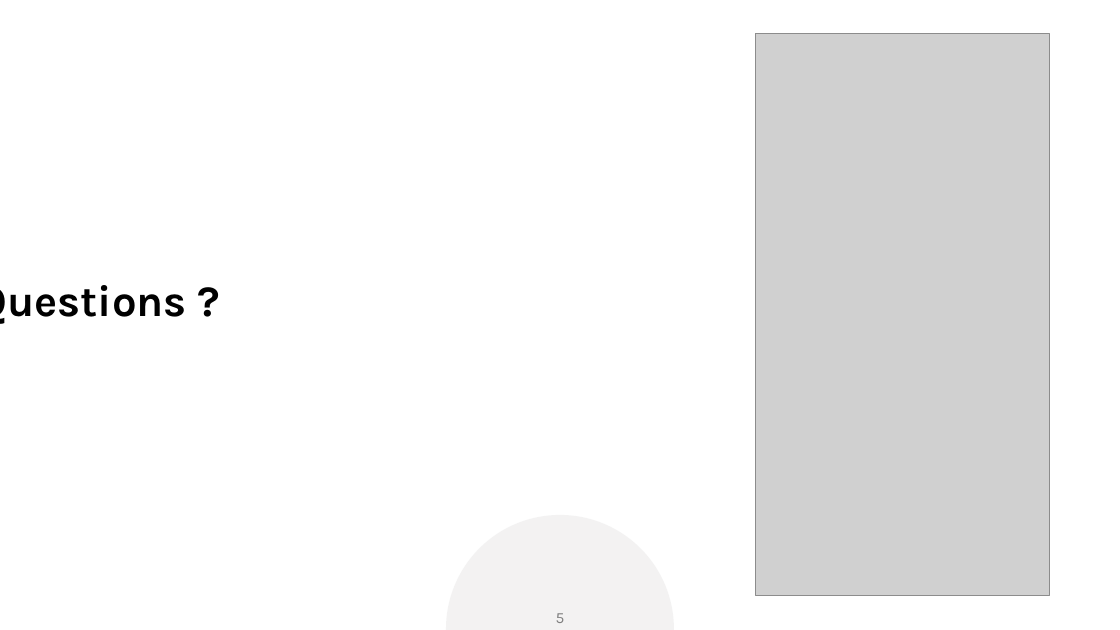
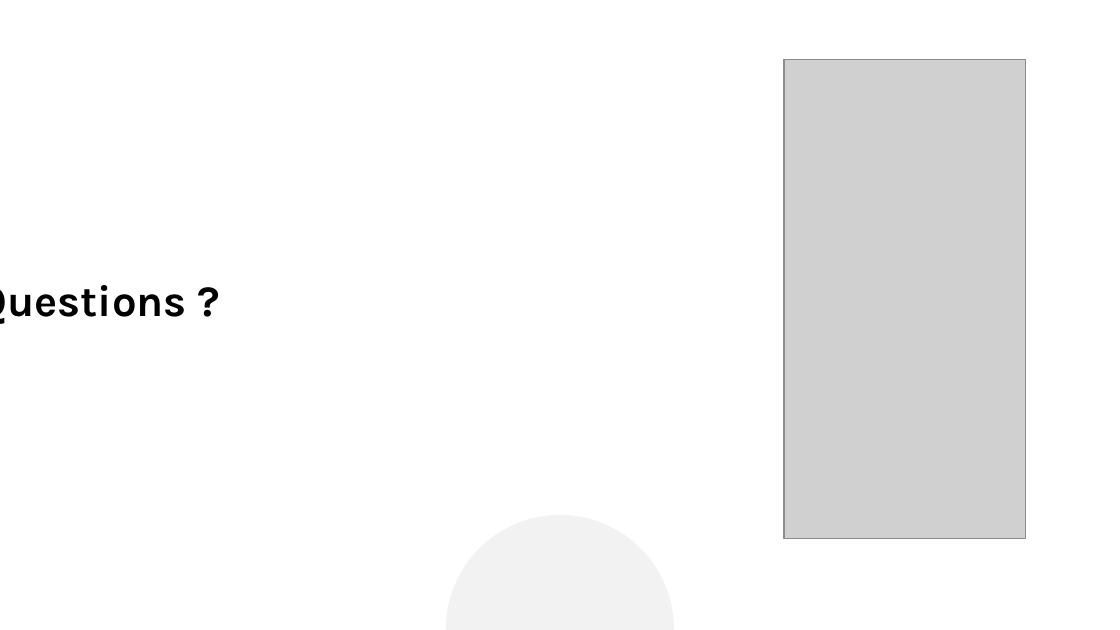
Before and after one commit to val-mon/hackvs, a slide deck: slide 5 of pitch.pptx. Drawn at 1120x630 pixels with LibreOffice and Linux fonts; fonts in the diff are those of the drawing; grey boxes stand for pictures. Boxes give left, top, right and bottom in pixels: in the first picture for what was removed or moved away, otherwise in the second. Text is boxed around its words. In the diff, an @@ line names an element or a change of style, - is before the commit and + after.

```diff
--- a/pitch.pptx
+++ b/pitch.pptx
@@ picture: place and size @@
-picture at (756, 34, 1049, 595)
+picture at (784, 59, 1026, 539)
@@ page number removed at (556, 613, 565, 623) @@
-5
```
Also in this commit, not shown: 2 other slides changed, 1 other file.
